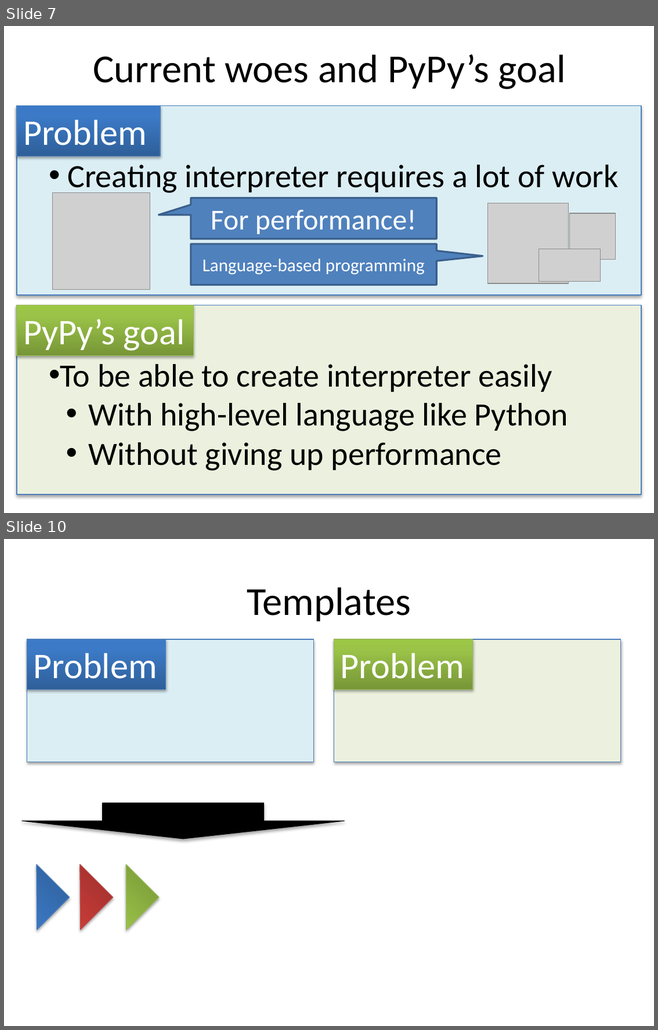
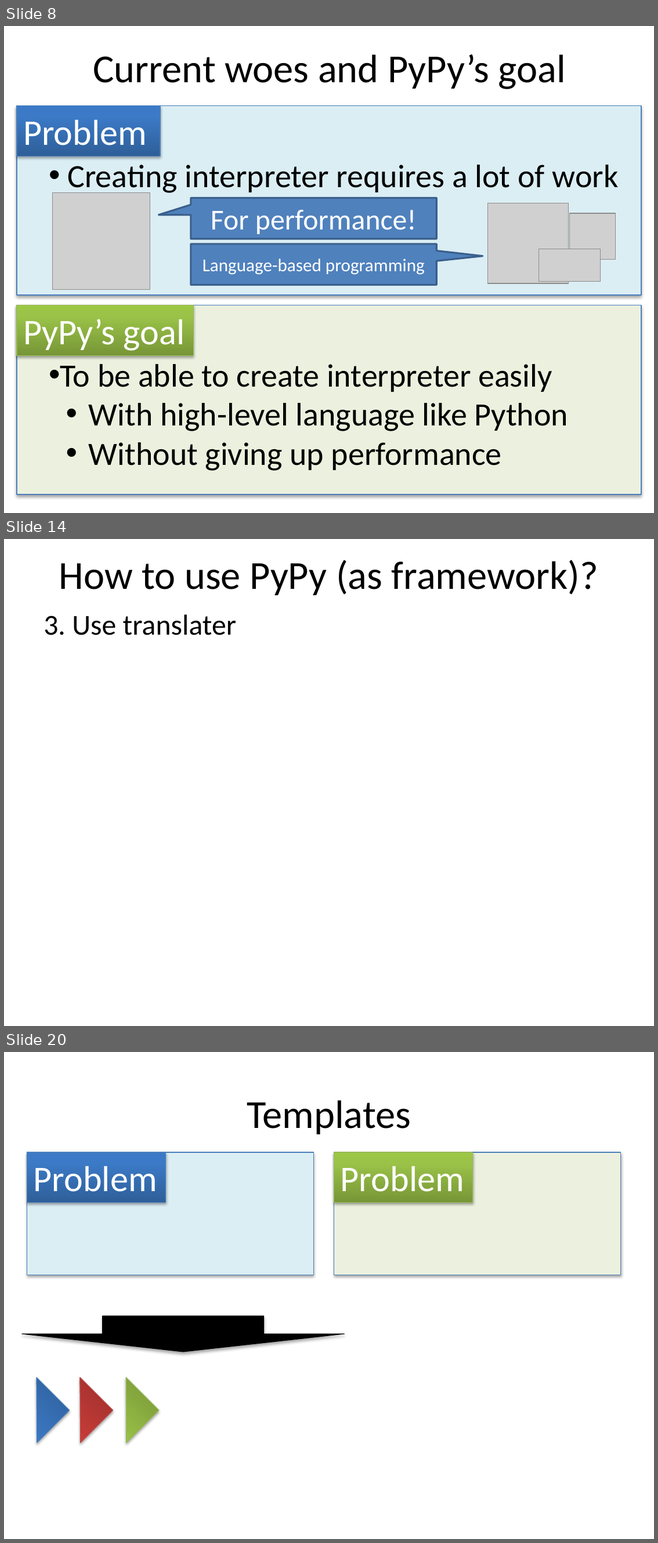
Before and after one commit to ryotaro/pyconjp2012slide, a slide deck: master/Fundamental Technologies Used in PyPy JIT Compiler.pptx. Shown one above the other, each under a label of ours: slides 7 and 10 before the commit, slides 8, 14 and 20 after it; the slides between them are not shown. The pictures are 658x1030 and 658x1543 pixels, drawn with LibreOffice and Linux fonts; fonts in the diff are those of the drawing; grey boxes stand for pictures. Boxes give left, top, right and bottom in pixels: in the first picture for what was removed or moved away, otherwise in the second. Text is boxed around its words. In the diff, an @@ line names an element or a change of style, - is before the commit and + after.

Commit message:
During writing how to use PyPy as framework

```diff
--- a/master/Fundamental Technologies Used in PyPy JIT Compiler.pptx
+++ b/master/Fundamental Technologies Used in PyPy JIT Compiler.pptx
@@ slide 14 added at (4, 539, 654, 1026), background #FFFFFF @@
@@ title added at (59, 560, 598, 595), 44 pt, text #000000 @@
+How to use PyPy (as framework)?
@@ text added at (43, 614, 236, 635), 32 pt, text #000000 @@
+3. Use translater
@@ what was slide 7 is now slide 8 @@
@@ what was slide 10 is now slide 20 @@
```
Also in this commit, not shown: 3 slides changed, 9 other slides added, 1 other file.
